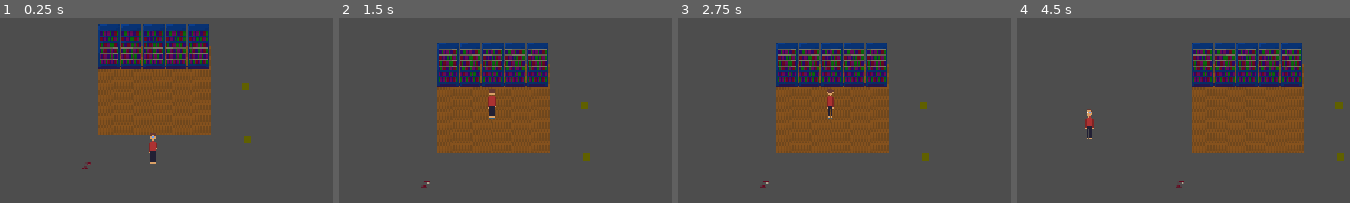
Above: before the commit, frames 1-4 (left to right).
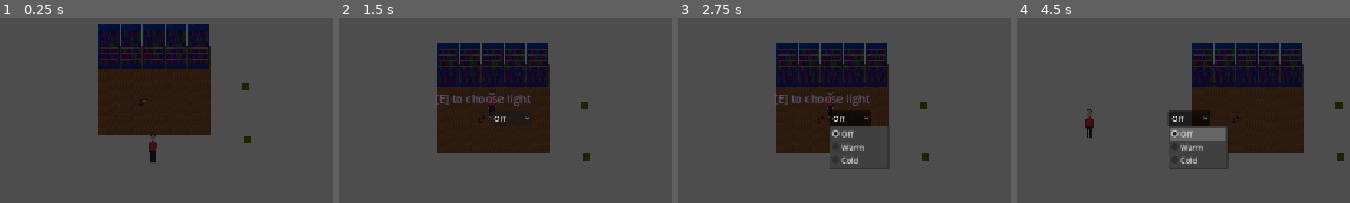
Above: after the commit, the same moments.

Repository: X-A-O-C/simmarket
Game: Godot game, scene res://scene/game.tscn
Two runs of this game, one before a commit and one after it. Both use one fixed random seed, a clock stepped at 60 frames per second and the inputs below.
Inputs (mouse positions are in pixels of both pictures, inside the frame that each line leads up to):
- Up to frame 1 (0.25 s): no input
- Up to frame 2 (1.5 s): tap Enter at 0.5 s; hold E (interact) 0.53-1.28 s; hold W (up) from 0.53 s (still down); tap E (interact) at 1.35 s
- Up to frame 3 (2.75 s): release W (up) at 2 s; click (851, 117) at 2 s, where only the run after the commit has a clickable "Off"
- Up to frame 4 (4.5 s): tap Space at 2.75 s; hold E (interact) 2.78-3.53 s; hold A (left) 2.78-4.28 s; tap E (interact) at 3.6 s; hold S (down) from 4.28 s (still down); hold E (interact) from 4.28 s (still down)

The runs differ from the first frame. In frame 1, 21% of the frame differs, in the area x 24-76%, y 3-82%; in frame 2, 20%; in frame 3, 20%; in frame 4, 22%, in the area x 20-99%, y 13-92%.

Commit message:
add light interact with dropdown select and real light

Diff:
--- a/supermarket/code/interaction/objects/lamp.gd
+++ /dev/null
@@ -1,9 +0,0 @@
-extends Node2D
-
-@onready var interaction_area: InteractionArea = $InteractionArea
-
-func _ready():
-  interaction_area.interact = Callable(self, "_on_interact")
-
-func _on_interact():
-  print("lamp interact!")
--- /dev/null
+++ b/supermarket/image/light_gradient.tres
@@ -0,0 +1,12 @@
+[gd_resource type="GradientTexture2D" format=3 uid="uid://boon777vgc4fr"]
+
+[sub_resource type="Gradient" id="Gradient_light"]
+colors = PackedColorArray(1, 1, 1, 1, 1, 1, 1, 0)
+
+[resource]
+gradient = SubResource("Gradient_light")
+width = 256
+height = 256
+fill = 1
+fill_from = Vector2(0.5, 0.5)
+fill_to = Vector2(1, 0.5)
--- /dev/null
+++ b/supermarket/scene/control.tscn
@@ -0,0 +1,9 @@
+[gd_scene format=3 uid="uid://gtgwb3u4rssa"]
+
+[node name="Control" type="Control" unique_id=1817732481]
+layout_mode = 3
+anchors_preset = 15
+anchor_right = 1.0
+anchor_bottom = 1.0
+grow_horizontal = 2
+grow_vertical = 2
--- a/supermarket/scene/game.tscn
+++ b/supermarket/scene/game.tscn
@@ -112,6 +112,9 @@
 tile_map_data = PackedByteArray("AAAEAPD/AQAAAAAAAAAEAPH/AQAAAAEAAAAEAPL/AQAAAAIAAAAEAPP/AQAAAAMAAAAFAPD/AQABAAAAAAAFAP …(560 unchanged characters)…
 tile_set = SubResource("TileSet_aai3x")
 
+[node name="CanvasModulate" type="CanvasModulate" parent="." unique_id=1915637598]
+color = Color(0.3529412, 0.3529412, 0.47843137, 1)
+
 [node name="--- interactable objects ---" type="Node2D" parent="." unique_id=123861773]
 
 [node name="Chest" parent="--- interactable objects ---" unique_id=526981174 instance=ExtResource("4_xwcet")]
@@ -121,4 +124,4 @@
 position = Vector2(128, -15)
 
 [node name="Lamp" parent="--- interactable objects ---" unique_id=2124581148 instance=ExtResource("5_p1ry8")]
-position = Vector2(-95, 25)
+position = Vector2(-15, -67)
--- a/supermarket/scene/interaction/interaction_area/interaction_area.tscn
+++ b/supermarket/scene/interaction/interaction_area/interaction_area.tscn
@@ -1,6 +1,6 @@
 [gd_scene format=3 uid="uid://crai15mjvnsga"]
 
-[ext_resource type="Script" uid="uid://biw3jshsrvqak" path="res://code/interaction/interaction_area.gd" id="1_prtl0"]
+[ext_resource type="Script" uid="uid://biw3jshsrvqak" path="res://scripts/interaction/interaction_area.gd" id="1_prtl0"]
 
 [node name="InteractionArea" type="Area2D" unique_id=297106394]
 collision_layer = 0
--- a/supermarket/scene/interaction/interaction_manager.tscn
+++ b/supermarket/scene/interaction/interaction_manager.tscn
@@ -1,6 +1,6 @@
 [gd_scene format=3 uid="uid://vf5jow7crtqk"]
 
-[ext_resource type="Script" uid="uid://dwsk7krtk011u" path="res://code/interaction/interaction_manager.gd" id="1_bisbg"]
+[ext_resource type="Script" uid="uid://dwsk7krtk011u" path="res://scripts/interaction/interaction_manager.gd" id="1_bisbg"]
 
 [node name="InteractionManager" type="Node2D" unique_id=1369793529]
 script = ExtResource("1_bisbg")
--- a/supermarket/scene/interaction/objects/chest.tscn
+++ b/supermarket/scene/interaction/objects/chest.tscn
@@ -1,7 +1,7 @@
 [gd_scene format=3 uid="uid://b8c2egk7h2o1n"]
 
 [ext_resource type="PackedScene" uid="uid://crai15mjvnsga" path="res://scene/interaction/interaction_area/interaction_area.tscn" id="1_fnl5d"]
-[ext_resource type="Script" uid="uid://dcx1q31dhuvv5" path="res://code/interaction/objects/chest.gd" id="1_hc2bs"]
+[ext_resource type="Script" uid="uid://dcx1q31dhuvv5" path="res://scripts/interaction/objects/chest.gd" id="1_hc2bs"]
 
 [sub_resource type="RectangleShape2D" id="RectangleShape2D_u0ype"]
 size = Vector2(10, 10)
--- a/supermarket/scene/interaction/objects/lamp.tscn
+++ b/supermarket/scene/interaction/objects/lamp.tscn
@@ -1,8 +1,10 @@
 [gd_scene format=3 uid="uid://cuji1fbr88ypt"]
 
 [ext_resource type="Texture2D" uid="uid://cv24lrn4qwwom" path="res://image/assetsmini.png" id="1_n3k36"]
-[ext_resource type="Script" uid="uid://cku5stp7y652g" path="res://code/interaction/objects/lamp.gd" id="1_o3ayv"]
+[ext_resource type="Script" uid="uid://cku5stp7y652g" path="res://scripts/interaction/objects/lamp.gd" id="1_o3ayv"]
 [ext_resource type="PackedScene" uid="uid://crai15mjvnsga" path="res://scene/interaction/interaction_area/interaction_area.tscn" id="2_o3ayv"]
+[ext_resource type="PackedScene" uid="uid://cst6xts1ecjoj" path="res://scene/ui/light_select.tscn" id="4_p18sj"]
+[ext_resource type="Texture2D" uid="uid://boon777vgc4fr" path="res://image/light_gradient.tres" id="5_ms8w5"]
 
 [sub_resource type="AtlasTexture" id="AtlasTexture_p18sj"]
 atlas = ExtResource("1_n3k36")
@@ -47,3 +49,23 @@
 
 [node name="CollisionShape2D" type="CollisionShape2D" parent="InteractionArea" unique_id=2084060642]
 shape = SubResource("CircleShape2D_u0ype")
+
+[node name="WarmLight" type="PointLight2D" parent="." unique_id=1212489296]
+color = Color(1, 0.95686275, 0, 1)
+energy = 1.2
+texture = ExtResource("5_ms8w5")
+texture_scale = 0.5
+
+[node name="ColdLight" type="PointLight2D" parent="." unique_id=1132977917]
+color = Color(0.6901961, 0.75686276, 1, 1)
+energy = 1.2
+texture = ExtResource("5_ms8w5")
+texture_scale = 0.5
+
+[node name="CanvasLayer" type="CanvasLayer" parent="." unique_id=535365537]
+
+[node name="LightSelect" parent="CanvasLayer" unique_id=220735320 instance=ExtResource("4_p18sj")]
+offset_left = 10.0
+offset_top = -10.0
+offset_right = 97.0
+offset_bottom = 21.0
--- a/supermarket/scene/player.tscn
+++ b/supermarket/scene/player.tscn
@@ -1,6 +1,6 @@
 [gd_scene format=3 uid="uid://bk2l0q1p0phyp"]
 
-[ext_resource type="Script" uid="uid://ds0ilhwsbnqjn" path="res://code/player.gd" id="1_hjaqi"]
+[ext_resource type="Script" uid="uid://ds0ilhwsbnqjn" path="res://scripts/player.gd" id="1_hjaqi"]
 [ext_resource type="Texture2D" uid="uid://t8acp1lt73lr" path="res://image/men.png" id="2_fvtld"]
 
 [sub_resource type="RectangleShape2D" id="RectangleShape2D_jv1ba"]
--- /dev/null
+++ b/supermarket/scene/ui/light_select.tscn
@@ -0,0 +1,14 @@
+[gd_scene format=3 uid="uid://cst6xts1ecjoj"]
+
+[node name="LightSelect" type="OptionButton" unique_id=220735320]
+scale = Vector2(0.7, 0.7)
+selected = 0
+item_count = 3
+popup/item_0/text = "Off"
+popup/item_0/id = 0
+popup/item_1/text = "Warm"
+popup/item_1/id = 1
+popup/item_2/text = "Cold"
+popup/item_2/id = 2
+
+[connection signal="item_selected" from="." to="." method="_on_item_selected"]
--- /dev/null
+++ b/supermarket/scripts/interaction/light_circle.gd
@@ -0,0 +1,29 @@
+@tool
+extends Node2D
+
+
+@export var radius: float = 48.0:
+  set(value):
+    radius = value
+    queue_redraw()
+
+@export var color: Color = Color("#ffb347"):
+  set(value):
+    color = value
+    queue_redraw()
+
+@export_range(0.0, 1.0, 0.01) var opacity: float = 0.35:
+  set(value):
+    opacity = value
+    queue_redraw()
+
+## 1 = hard-edged circle, higher = softer falloff.
+@export_range(1, 16) var softness: int = 6:
+  set(value):
+    softness = value
+    queue_redraw()
+
+func _draw() -> void:
+  for i in softness:
+    var t: float = 1.0 - float(i) / softness
+    draw_circle(Vector2.ZERO, radius * t, Color(color, opacity / softness))
--- /dev/null
+++ b/supermarket/scripts/interaction/objects/lamp.gd
@@ -0,0 +1,26 @@
+extends Node2D
+
+@export var ui_offset := Vector2(10, -10)
+
+@onready var interaction_area: InteractionArea = $InteractionArea
+@onready var light_select: OptionButton = $CanvasLayer/LightSelect
+@onready var warm_light: PointLight2D = $WarmLight
+@onready var cold_light: PointLight2D = $ColdLight
+
+func _ready():
+  interaction_area.interact = Callable(self, "_on_interact")
+  light_select.hide()
+  light_select.item_selected.connect(_on_light_selected)
+  _on_light_selected(light_select.selected)
+
+func _on_interact():
+  _update_ui_position()
+  light_select.visible = not light_select.visible
+
+func _on_light_selected(index: int) -> void:
+  warm_light.enabled = index == 1
+  cold_light.enabled = index == 2
+  light_select.hide()
+
+func _update_ui_position() -> void:
+  light_select.position = get_global_transform_with_canvas().origin + ui_offset
Renamed: supermarket/code/interaction/interaction_area.gd -> supermarket/scripts/interaction/interaction_area.gd
Renamed: supermarket/code/interaction/interaction_area.gd.uid -> supermarket/scripts/interaction/interaction_area.gd.uid
Renamed: supermarket/code/interaction/interaction_manager.gd -> supermarket/scripts/interaction/interaction_manager.gd
Renamed: supermarket/code/interaction/interaction_manager.gd.uid -> supermarket/scripts/interaction/interaction_manager.gd.uid
Not shown, added: supermarket/scripts/interaction/light_circle.gd.uid
Renamed: supermarket/code/interaction/objects/chest.gd -> supermarket/scripts/interaction/objects/chest.gd
Renamed: supermarket/code/interaction/objects/chest.gd.uid -> supermarket/scripts/interaction/objects/chest.gd.uid
Renamed: supermarket/code/interaction/objects/lamp.gd.uid -> supermarket/scripts/interaction/objects/lamp.gd.uid
Renamed: supermarket/code/player.gd -> supermarket/scripts/player.gd
Renamed: supermarket/code/player.gd.uid -> supermarket/scripts/player.gd.uid
